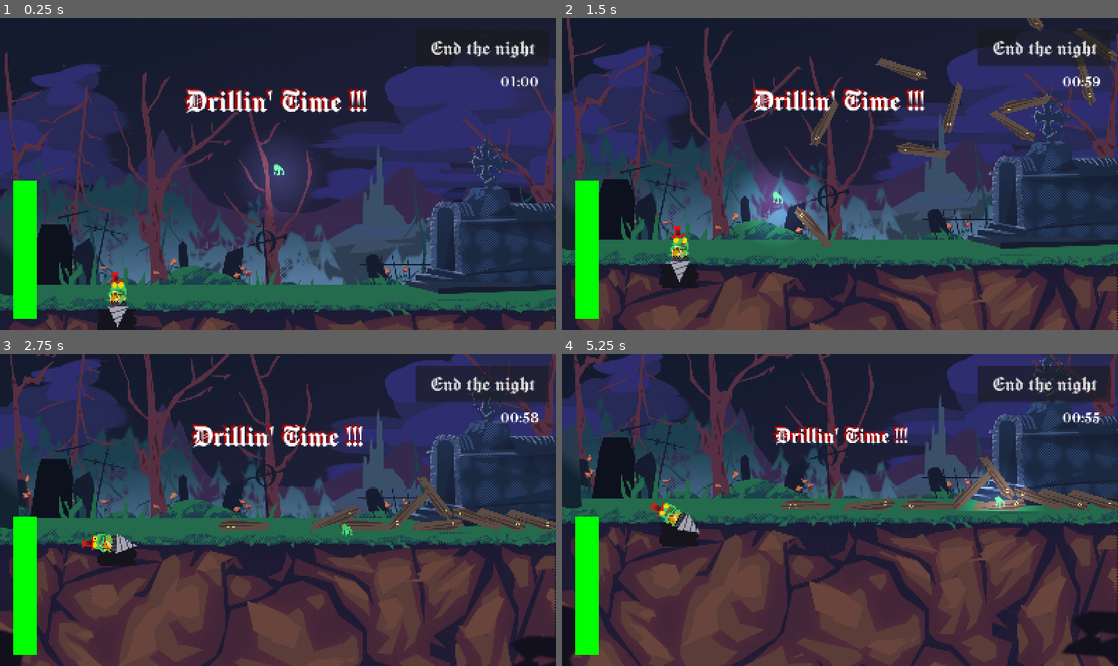
Above: before the commit, frames 1-4 (two rows, left to right).
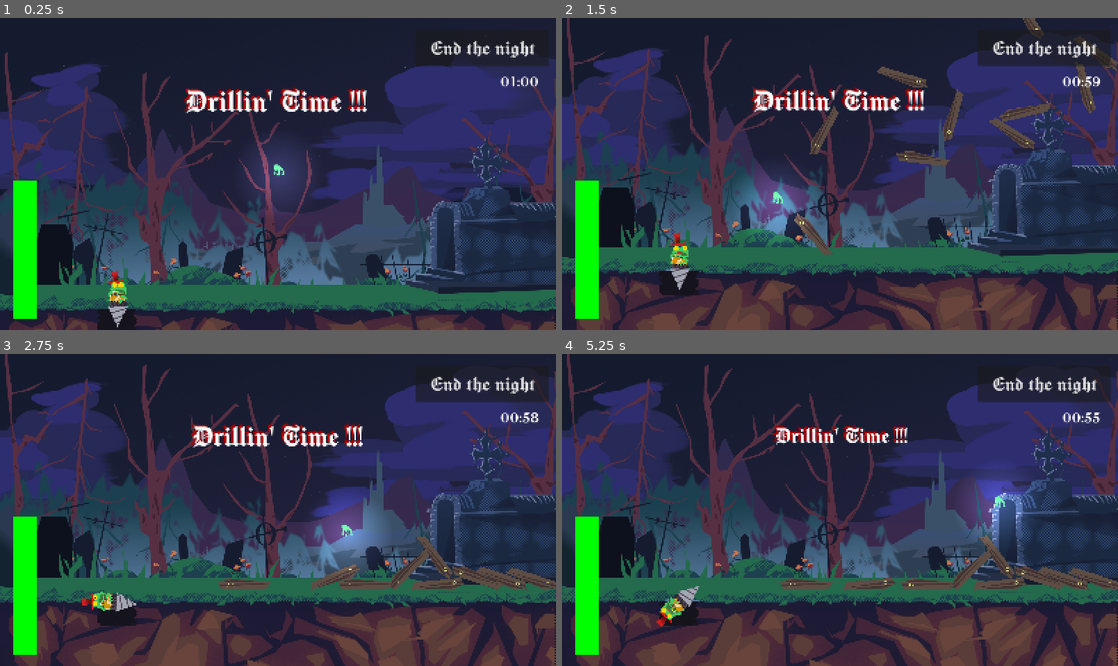
Above: after the commit, the same moments.

Repository: alelouis/ludumdare-57-les5ddp
Game: Godot game, scene res://scenes/test/tilemap_test_scene/tilemap_test.tscn
The game is run twice, just before and just after one commit, with the same random seed, the same clock (stepped at 60 frames per second) and the same inputs. The engine's default icon, where the game draws it, is replaced by a stand-in: a white triangle on a blue panel in a dark square.
Inputs (mouse positions are in pixels of both pictures, inside the frame that each line leads up to):
- Up to frame 1 (0.25 s): no input
- Up to frame 2 (1.5 s): tap Enter at 0.5 s; drag from (840, 99) to (678, 301) at 0.52 s; drag from (823, 174) to (678, 261) at 1.27 s
- Up to frame 3 (2.75 s): move the mouse to (344, 534) at 2.02 s; hold D from 2.03 s (still down); tap R at 2.1 s; click (344, 534) at 2.17 s
- Up to frame 4 (5.25 s): release D at 2.75 s; drag from (1040, 519) to (673, 463) at 2.77 s; drag from (995, 519) to (673, 563) at 3.52 s; drag from (928, 519) to (673, 534) at 4.27 s; move the mouse to (1001, 503) at 5.02 s; tap R at 5.1 s; click (1001, 503) at 5.17 s

The runs differ from the first frame. In frame 1, 0.4% of the frame differs, in the area x 0-100%, y 17-98%; in frame 2, 25%; in frame 3, 58%; in frame 4, 63%, in the area x 0-100%, y 0-100%.

Commit message:
enhance camera

Diff:
--- a/scenes/test/tilemap_test_scene/tilemap_test.tscn
+++ b/scenes/test/tilemap_test_scene/tilemap_test.tscn
@@ -155,8 +155,14 @@
 limit_right = 1620
 limit_bottom = 3300
 position_smoothing_enabled = true
-position_smoothing_speed = 1.0
+position_smoothing_speed = 4.0
+drag_vertical_enabled = true
+drag_left_margin = 1.0
+drag_top_margin = 0.7
+drag_right_margin = 1.0
+drag_bottom_margin = 0.7
 editor_draw_limits = true
+editor_draw_drag_margin = true
 
 [node name="Parallax2D6" type="Parallax2D" parent="."]
 scroll_scale = Vector2(1.2, 1.2)
--- a/scripts/ground_eraser.gd
+++ b/scripts/ground_eraser.gd
@@ -1,7 +1,7 @@
 extends Area2D
 
 @export var ground: Ground
-@export var fuel: ColorRect
+@export var fuel: DrillFuel
 @export var first_destroyable_row = 10
 
 @onready var collision_shape_2d: CollisionShape2D = $CollisionShape2D
@@ -84,5 +84,6 @@
 			var point_is_inside_area = not results.is_empty() and results[0]["collider"] == self
 
 			if point_is_inside_area:
-				remove_tile(tilemap_layer, current_cell)
-				fuel.drain(1)
+				if fuel.current_fuel > 0:
+					remove_tile(tilemap_layer, current_cell)
+					fuel.drain(1)
